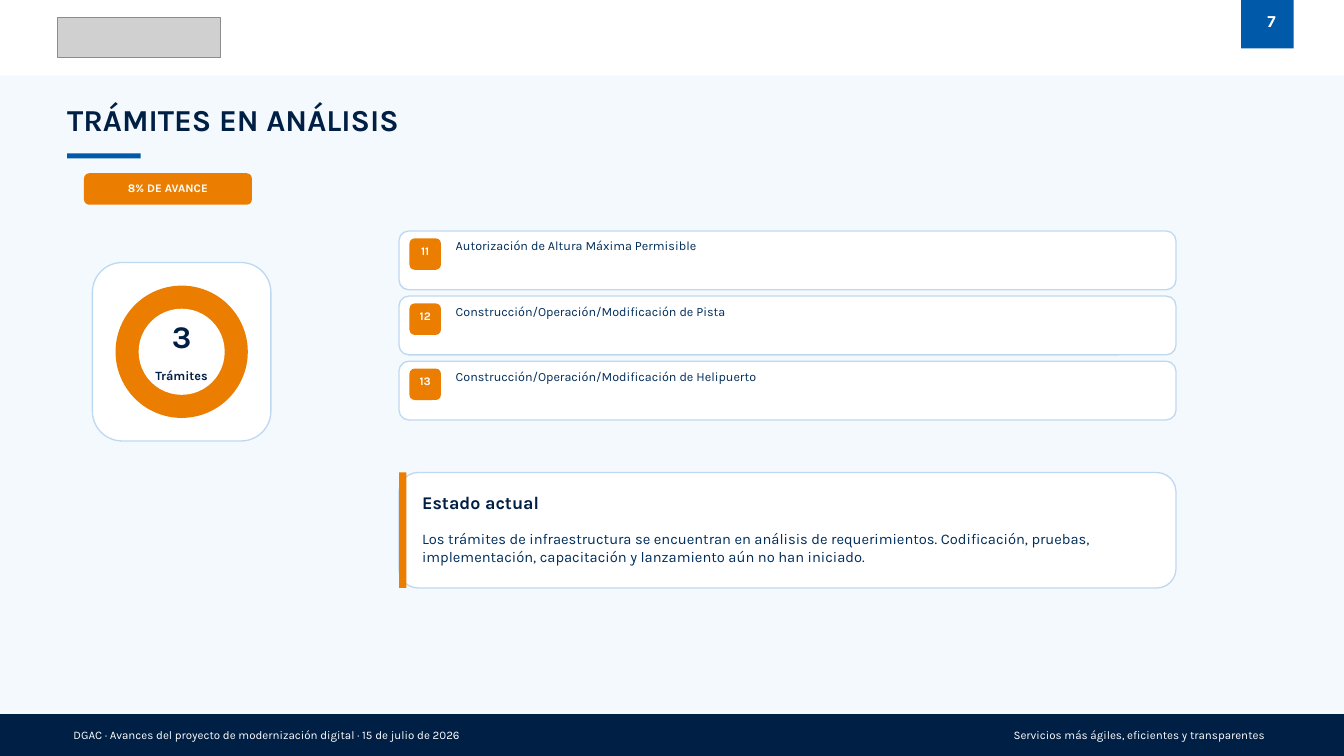
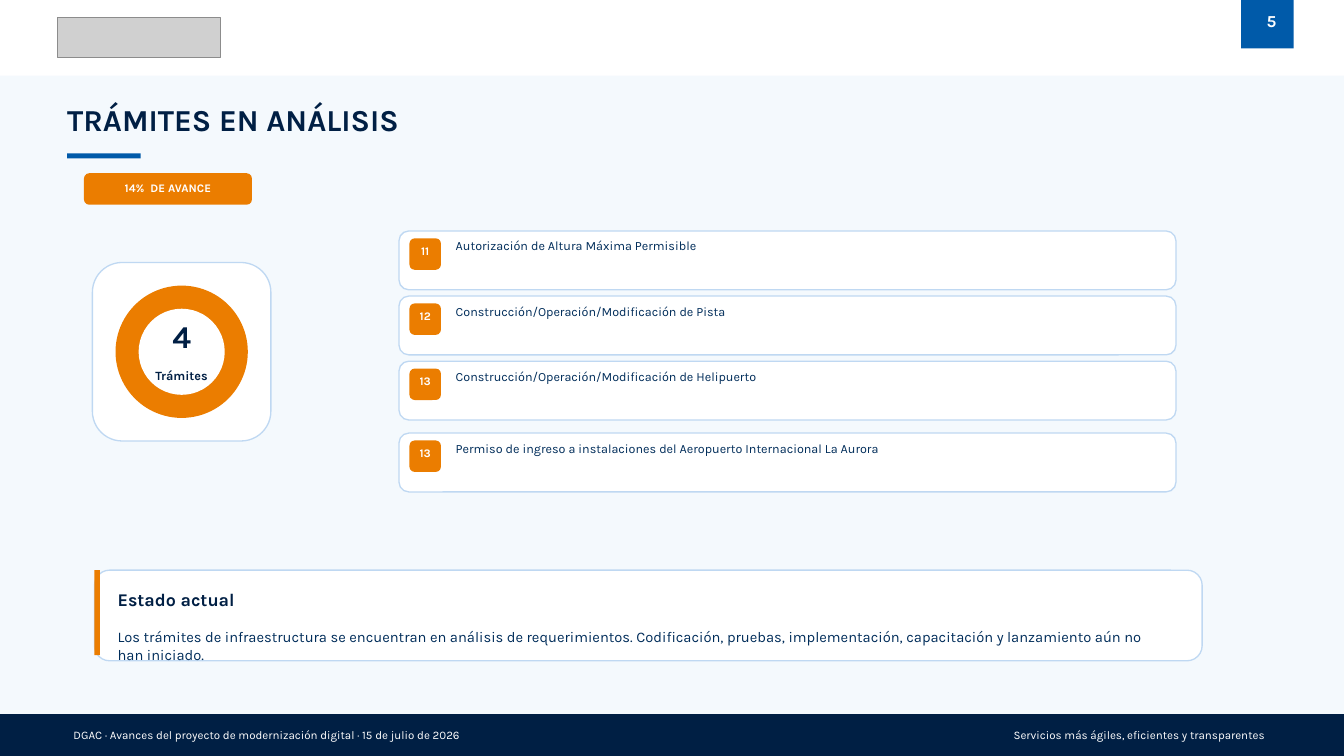
Before and after one commit to fperezm16/SIMPLIFICACION, a slide deck: slide 5 of presentaciones/Presentacion_Avances_Modernizacion_Digital_DGAC_Agenda.pptx (slide 7 before the commit). Drawn at 1344x756 pixels with LibreOffice and Linux fonts; fonts in the diff are those of the drawing; grey boxes stand for pictures. Boxes give left, top, right and bottom in pixels: in the first picture for what was removed or moved away, otherwise in the second. Text is boxed around its words. In the diff, an @@ line names an element or a change of style, - is before the commit and + after.

Commit message:
Actualizar flujos, formularios y seguridad del sistema

```diff
--- a/presentaciones/Presentacion_Avances_Modernizacion_Digital_DGAC_Agenda.pptx
+++ b/presentaciones/Presentacion_Avances_Modernizacion_Digital_DGAC_Agenda.pptx
@@ text at (1267,16,1277,28): text changed @@
-7
+5
@@ text at (125,184,211,192): text changed @@
-8% DE AVANCE
+14% DE AVANCE
@@ text at (172,327,191,348): text changed @@
-3
+4
@@ rounded rectangle added at (399,433,1176,492), fill #FFFFFF, outline #BFD8F2 1.25 pt @@
@@ rounded rectangle added at (410,441,441,472), fill #EB7D00 @@
@@ text added at (420,449,431,457), 11 pt, text #FFFFFF, bold @@
+13
@@ text added at (456,444,879,456), 12 pt, text #002D5A @@
+Permiso de ingreso a instalaciones del Aeropuerto Internacional La Aurora
@@ rounded rectangle: place and size @@
-rounded rectangle at (399,472,1176,588)
+rounded rectangle at (94,570,1202,661)
@@ rectangle: place and size @@
-rectangle at (399,472,407,588)
+rectangle at (94,570,100,655)
@@ text "Estado actual": place and size @@
-text "Estado actual" at (422,496,539,510)
+text "Estado actual" at (118,593,235,607)
@@ text "Los trámites de infraestructura se ..." rewrapped from (422,533,1090,566) to (118,631,1141,646) @@
```
Also in this commit, not shown: 5 other slides changed, 38 other files.
